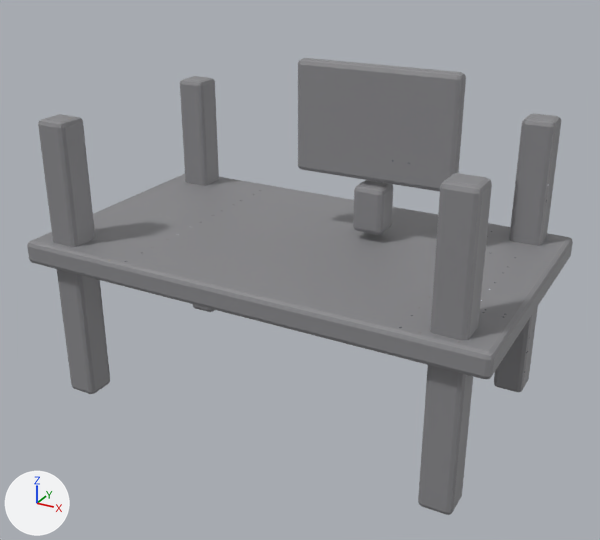
An edit to the glTF model unity/Assets/Art/BlenderBaked/prop-desk/mesh_prop-desk.glb, drawn before and after from the same camera.
The view is the same before and after, from a 50 mm camera at (0.941, -1.719, 1.573) aimed at (0.019, -0.042, 0.734). Arrows for +X, +Y and +Z are at lower left; the lights stay in place. The first picture is the older version. Where no turn or scale is listed for an object, it has been applied to the vertices. Vertices at exactly the same position are counted once.

Script lines for the objects in view, before the commit:
```python
mat_m_prop_desk = principled_material('M_prop-desk')
mat_m_prop_desk.texture = img_mesh_prop_desk_basecolor
mat_m_prop_desk.metallic = 0.08
mat_m_prop_desk.roughness = 0.55
me_prop_desk = bpy.data.meshes.new('prop-desk')
me_prop_desk.from_pydata(...)  # 392 vertices, 756 faces; spans x -0.6..0.6, y -0.35..0.35, z 0.37..1.23
me_prop_desk.materials.append(mat_m_prop_desk)  # picture img_mesh_prop_desk_basecolor
ob_mesh_prop_desk = bpy.data.objects.new('mesh_prop-desk', me_prop_desk)
ob_mesh_prop_desk.location = (0.0, 0.0, 0.0)
```
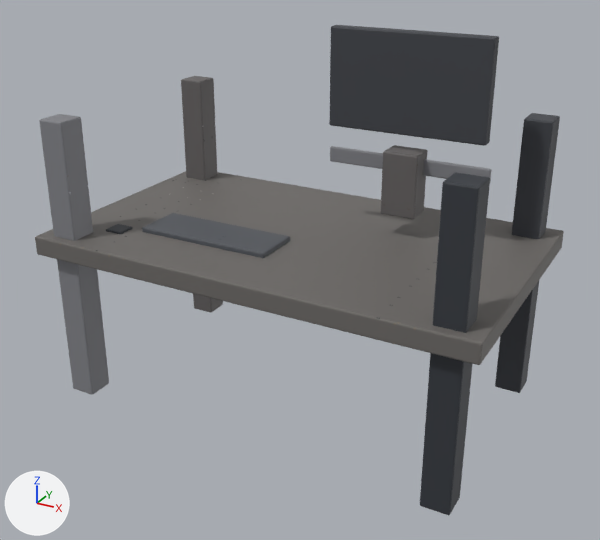
Location of each change, [x1, y1, x2, y2] in pixels of the pictures (600 x 540 px):
'mesh_prop-desk', recoloured, reshaped (7% taller): before [27, 58, 573, 515]; after [35, 25, 564, 515]
part 1 of me_prop_desk, rebuilt: before [27, 174, 573, 379]; after [35, 171, 564, 365]
part 2 of me_prop_desk, rebuilt: before [418, 173, 492, 515]; after [420, 172, 490, 515]
part 3 of me_prop_desk, rebuilt: before [38, 114, 110, 394]; after [39, 114, 109, 395]
part 4 of me_prop_desk, rebuilt: before [494, 113, 561, 392]; after [495, 113, 560, 393]
part 5 of me_prop_desk, rebuilt: before [180, 76, 219, 312]; after [181, 76, 223, 313]
part 6 of me_prop_desk, added: after [142, 213, 290, 258]
part 7 of me_prop_desk, added: after [381, 145, 428, 219]
part 8 of me_prop_desk, added: after [329, 25, 499, 146]
part 9 of me_prop_desk, added: after [330, 146, 492, 181]
part 10 of me_prop_desk, added: after [106, 224, 133, 234]
part 11 of me_prop_desk, deleted: before [353, 180, 393, 235]
part 12 of me_prop_desk, deleted: before [298, 58, 466, 192]

Edits to the bpy script that builds the scene:
```text
Change mat_m_prop_desk:
    add n3 = _N.new('ShaderNodeMix'); n3.name = 'Mix'
    add n3.data_type = 'RGBA'
    add n3.blend_type = 'MULTIPLY'
    add n3.inputs[0].default_value = 1.0  # 'Factor'
    add n4 = _N.new('ShaderNodeVertexColor'); n4.name = 'Color Attribute'
    where n2 = _N.new('ShaderNodeTexImage'); n2.name = 'Image Texture'
    where n0 = _N.new('ShaderNodeBsdfPrincipled'); n0.name = 'Principled BSDF'
    remove _L.new(n2.outputs[0], n0.inputs[0])  # 'Color' to 'Base Color'
    add _L.new(n3.outputs[2], n0.inputs[0])  # 'Result' to 'Base Color'
    add _L.new(n4.outputs[0], n3.inputs[7])  # 'Color' to 'B'
    add _L.new(n2.outputs[0], n3.inputs[6])  # 'Color' to 'A'
Change me_prop_desk:
    used by ob_mesh_prop_desk; location = (0.0, 0.0, 0.0)
    remove me_prop_desk.from_pydata(...)  # 392 vertices, 756 faces; spans x -0.6..0.6, y -0.35..0.35, z 0.37..1.23
    add me_prop_desk.from_pydata(...)  # 616 vertices, 1188 faces; spans x -0.575..0.575, y -0.34..0.34, z 0.37..1.31
    me_prop_desk part 1: the loose piece of 56 vertices spanning x -0.6..0.6, y -0.35..0.35, z 0.74..0.8 is rebuilt with 56 vertices and now spans x -0.575..0.575, y -0.34..0.34, z 0.765..0.815
    me_prop_desk part 2: the loose piece of 56 vertices spanning x 0.46..0.54, y -0.32..-0.24, z 0.37..1.11 is rebuilt with 56 vertices and now spans x 0.465..0.535, y -0.315..-0.245, z 0.37..1.11
    me_prop_desk part 3: the loose piece of 56 vertices spanning x -0.54..-0.46, y -0.32..-0.24, z 0.37..1.11 is rebuilt with 56 vertices and now spans x -0.535..-0.465, y -0.315..-0.245, z 0.37..1.11
    me_prop_desk part 4: the loose piece of 56 vertices spanning x 0.46..0.54, y 0.24..0.32, z 0.37..1.11 is rebuilt with 56 vertices and now spans x 0.465..0.535, y 0.245..0.315, z 0.37..1.11
    me_prop_desk part 5: the loose piece of 56 vertices spanning x -0.54..-0.46, y 0.24..0.32, z 0.37..1.11 is rebuilt with 56 vertices and now spans x -0.535..-0.465, y 0.245..0.315, z 0.37..1.11
    me_prop_desk part 6: a new loose piece of 56 vertices spanning x -0.36..0.0, y -0.185..-0.055, z 0.802..0.827, in mat_m_prop_desk
    me_prop_desk part 7: a new loose piece of 56 vertices spanning x 0.175..0.265, y 0.085..0.155, z 0.87..1.03, in mat_m_prop_desk
    me_prop_desk part 8: a new loose piece of 56 vertices spanning x 0.02..0.42, y 0.104..0.136, z 1.07..1.31, in mat_m_prop_desk
    me_prop_desk part 9: a new loose piece of 56 vertices spanning x 0.01..0.43, y 0.13..0.14, z 0.97..1.01, in mat_m_prop_desk
    me_prop_desk part 10: a new loose piece of 56 vertices spanning x -0.445..-0.395, y -0.225..-0.175, z 0.8..0.82, in mat_m_prop_desk
    me_prop_desk part 11: the loose piece of 56 vertices spanning x 0.11..0.19, y 0.06..0.14, z 0.82..0.94 is deleted
    me_prop_desk part 12
    56 vertices are removed from x -0.06..0.36, y 0.08..0.12, z 0.95..1.23
    108 faces are deleted
    other edits to the shape of me_prop_desk do not show in these pictures
```
